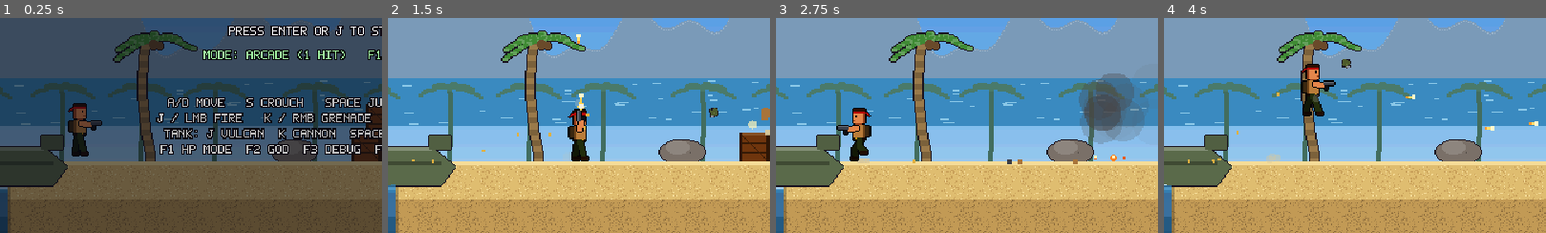
Above: before the commit, frames 1-4 (left to right).
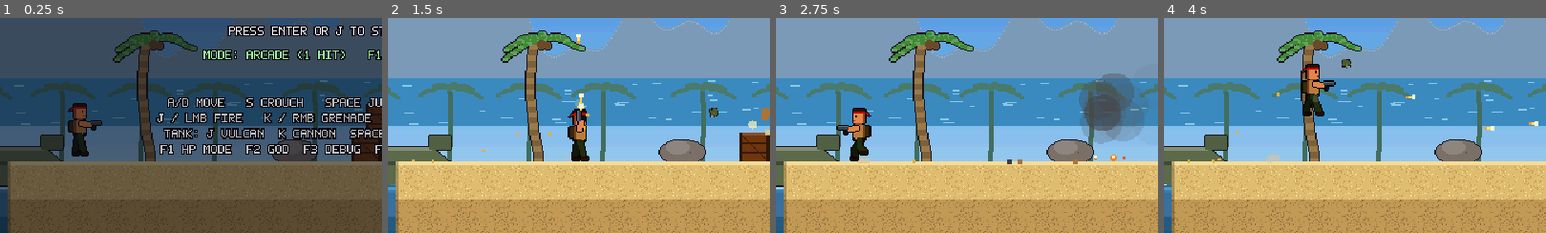
Above: after the commit, the same moments.

Repository: lelegaga/test
Game: Godot game, scene res://scenes/Main.tscn
Same seed, same stepped clock (60 frames per second), same inputs: the game is played once before the commit and once after it.
Inputs (mouse positions are % of the whole screen's width and height, from its top left):
- Up to frame 1 (0.25 s): no input
- Up to frame 2 (1.5 s): tap Enter (start) at 0.5 s; move the mouse to (72, 45) at 0.52 s; hold D (right) 0.53-1.25 s; hold J (fire) 0.53-1.25 s; click (72, 45) at 0.67 s; tap Space (jump) at 0.77, 1.07 s; tap K (grenade) at 0.8 s; drag from (30, 55) to (45, 70) at 1.27 s
- Up to frame 3 (2.75 s): move the mouse to (60, 28) at 2.02 s; hold A (left) from 2.03 s (still down); hold Space (jump) from 2.03 s (still down); tap Enter (start) at 2.1 s
- Up to frame 4 (4 s): release A (left) at 2.75 s; release Space (jump) at 2.75 s; drag from (45, 70) to (20, 35) at 2.77 s; move the mouse to (80, 65) at 3.52 s; hold D (right) from 3.53 s (still down); hold J (fire) from 3.53 s (still down); tap Space (jump) at 3.77 s; tap K (grenade) at 3.8 s
The pictures show only the part of the screen within x 8-58%, y 50-100%; the shares and areas given below are measured in that part.

The runs differ from the first frame. In frame 1, 1.7% of the frame differs, in the area x 2-18%, y 66-79%; in frame 2, 1.7%; in frame 3, 1.7%; in frame 4, 1.7%.

Commit message:
Fix level/camera/vehicle issues found by the play-through bot; add troop truck
- Boss arena was missing its floor; boss now returns home after intro and
  its weak-point core sits at standing shot height
- Terrain drew behind background decor; tank hull floated above its treads
- Camera no longer swings up when the player respawns from above
- Bridge collapse trails the player instead of overtaking them
- Shot-down enemy missiles no longer hurt the player
- Troop truck enemy that unloads a squad; softer basic soldier aim/tempo
- AutoTest: death-cause logging, auto-continue, 40-enemy stress mode

Co-Authored-By: Claude Opus 5.5 <noreply@anthropic.com>
Claude-Session: https://claude.ai/code/session_01KbLPqd43fjr69Ub3dNGRrm

Diff:
--- a/game/scripts/autoload/CameraManager.gd
+++ b/game/scripts/autoload/CameraManager.gd
@@ -17,6 +17,7 @@
 var _min_center_x := 0.0      # the camera never scrolls left of this
 var _look := 0.0
 var _center := Vector2.ZERO
+var _ref_y := 300.0     # last grounded height of the target
 
 
 func setup(cam: Camera2D, follow: Node2D, min_x: float, max_x: float) -> void:
@@ -28,6 +29,7 @@
 	_look = LOOK_AHEAD
 	_center = Vector2(maxf(follow.global_position.x, min_x + VIEW.x * 0.5), level_bottom - VIEW.y * 0.5)
 	_min_center_x = _center.x
+	_ref_y = follow.global_position.y
 	camera.global_position = _center
 	CameraShakeManager.reset()
 
@@ -88,8 +90,13 @@
 		var x := lerpf(_center.x, want_x, 1.0 - exp(-8.0 * delta))
 		x = maxf(x, _min_center_x)
 		_min_center_x = x
-		# Vertical: rest on the level floor, rise when the player climbs high.
-		var want_y := minf(level_bottom - VIEW.y * 0.5, target.global_position.y - 30.0)
+		# Vertical: follow the last height the target stood on (so jumps and
+		# drop-in respawns don't swing the view), but always follow falls.
+		var ty := target.global_position.y
+		var grounded: bool = target.is_on_floor() if target is CharacterBody2D else true
+		if grounded or ty > _ref_y:
+			_ref_y = ty
+		var want_y := minf(level_bottom - VIEW.y * 0.5, _ref_y - 40.0)
 		want_y = maxf(want_y, level_top + VIEW.y * 0.5)
 		var y := lerpf(_center.y, want_y, 1.0 - exp(-4.0 * delta))
 		_center = Vector2(x, y)
--- a/game/scripts/core/AutoTest.gd
+++ b/game/scripts/core/AutoTest.gd
@@ -28,6 +28,8 @@
 var _frame_ms_total := 0.0
 var _args: PackedStringArray
 var _limit := 900.0
+var _cont_frames := 0
+var _lives_seen := 3
 var _proc_ms := 0.0
 var _prev_us := 0
 var _start_us := Time.get_ticks_usec()
@@ -38,6 +40,7 @@
 
 func _ready() -> void:
 	process_mode = Node.PROCESS_MODE_ALWAYS
+	process_priority = -1000   # run before Main so injected presses are "just pressed"
 	print("[autotest] boot took %.2fs" % (Time.get_ticks_msec() / 1000.0))
 	_args = OS.get_cmdline_user_args()
 	for a in _args:
@@ -97,6 +100,12 @@
 				GameManager.god_mode = "--god" in _args
 				print("[autotest] game started god=%s" % GameManager.god_mode)
 		1:
+			if GameManager.player and GameManager.player.last_death != "":
+				print("[autotest] died at x=%d: %s" % [GameManager.player.global_position.x, GameManager.player.last_death])
+				GameManager.player.last_death = ""
+			if "--stress" in _args:
+				_stress(delta)
+				return
 			_bot(delta)
 			_stats()
 			if GameManager.state == GameManager.State.CLEAR:
@@ -114,11 +123,58 @@
 			if t > 0.0:
 				get_tree().quit()
 		3:
-			# press continue once, then keep playing
+			# hold "continue" for a few frames, then keep playing
+			_cont_frames += 1
 			Input.action_press("start")
-			await get_tree().process_frame
-			Input.action_release("start")
-			phase = 1
+			if _cont_frames > 3:
+				Input.action_release("start")
+				_cont_frames = 0
+				if GameManager.state == GameManager.State.PLAYING:
+					phase = 1
+
+
+## Performance scenario: 40+ soldiers, gunships, constant fire, explosions.
+var _stress_t := 0.0
+var _stress_frames := 0
+var _stress_start := 0
+
+
+func _stress(delta: float) -> void:
+	_stress_t += delta
+	var lvl: Level = GameManager.level
+	var p: Player = GameManager.player
+	if _stress_t < 0.1:
+		return
+	if _stress_frames == 0:
+		p.set_weapon(MachineGun.new())
+		p.weapon.ammo = 99999
+		for i in 40:
+			var x := p.global_position.x + 120.0 + (i % 20) * 24.0
+			var e := lvl.spawn_enemy("soldier" if i % 4 else "shield", Vector2(x, 280.0 - (i / 20) * 40.0), {"enter_mode": "none", "facing": -1.0})
+		lvl.spawn_enemy("heli", Vector2(p.global_position.x + 300.0, 60.0), {})
+		lvl.spawn_enemy("heli", Vector2(p.global_position.x + 100.0, 50.0), {})
+		_stress_start = Time.get_ticks_usec()
+	_stress_frames += 1
+	# saturate the screen with bullets from both sides
+	for i in 4:
+		var y := randf_range(150.0, 290.0)
+		Projectile.shoot(Projectile.Kind.ENEMY_BULLET, Vector2(CameraManager.right() - 10.0, y), Vector2(-180.0, randf_range(-20, 20)), Combat.Team.ENEMY, 1.0)
+	_press("fire", true)
+	_press("up", int(_stress_t) % 3 == 1)
+	if _stress_frames % 40 == 0:
+		FX.boom(p.global_position + Vector2(randf_range(80, 400), -20), 50.0, 3.0, Combat.Team.PLAYER)
+	# keep the crowd topped up at 40
+	var n := get_tree().get_nodes_in_group("enemies").size()
+	if n < 40 and _stress_frames % 10 == 0:
+		lvl.spawn_enemy("soldier", Vector2(CameraManager.right() - 40.0, 200.0), {"enter_mode": "drop", "facing": -1.0})
+	_stats()
+	if _stress_frames % 120 == 0:
+		var us := Time.get_ticks_usec() - _stress_start
+		print("[stress] frames=%d enemies=%d bullets=%d particles=%d avg %.2f ms/frame" % [_stress_frames, n,
+			ObjectPool.active(Projectile.POOL_KEY), FX.front.count() + FX.back.count(), us / 1000.0 / _stress_frames])
+	if _stress_frames >= 1200:
+		_report("STRESS DONE")
+		get_tree().quit()
 
 
 func _stats() -> void:
--- a/game/scripts/core/Level.gd
+++ b/game/scripts/core/Level.gd
@@ -33,6 +33,7 @@
 	"turret": "res://scripts/enemies/Turret.gd",
 	"car": "res://scripts/enemies/ArmoredCar.gd",
 	"heli": "res://scripts/enemies/Helicopter.gd",
+	"truck": "res://scripts/enemies/Truck.gd",
 }
 
 
--- a/game/scripts/enemies/ArmoredCar.gd
+++ b/game/scripts/enemies/ArmoredCar.gd
@@ -144,3 +144,8 @@
 		FX.smoke(global_position + Vector2(randf_range(-30, 30), -36), 1, 5.0)
 	if randf() < 0.1:
 		FX.fire(global_position + Vector2(randf_range(-30, 30), -30), 1, 4.0)
+	# burnt-out wreck lingers, then blinks away
+	if _dead_t > 8.0:
+		visual.visible = int(_dead_t * 12.0) % 2 == 0
+	if _dead_t > 9.0 or global_position.x < CameraManager.left() - 150.0:
+		queue_free()
--- a/game/scripts/enemies/EnemyBase.gd
+++ b/game/scripts/enemies/EnemyBase.gd
@@ -340,6 +340,8 @@
 			body.texture = frames["burnt"]
 		"melee":
 			velocity = Vector2(sx * 160.0, -160.0)
+			CameraShakeManager.hit_stop(0.05)
+			CameraShakeManager.shake(0.15)
 		"water":
 			velocity = Vector2(0, 60)
 		_:
--- a/game/scripts/enemies/MachineGunner.gd
+++ b/game/scripts/enemies/MachineGunner.gd
@@ -53,7 +53,7 @@
 			_laser.points = PackedVector2Array([muzzle_pos(), muzzle_pos() + Vector2.from_angle(world_angle(aim)) * 500.0])
 			if state_t > 0.6:
 				_laser.visible = false
-				_burst_left = 12
+				_burst_left = 10
 				_sweep_from = aim - 0.25
 				_sweep_to = aim + 0.2
 				set_state("burst")
@@ -63,7 +63,7 @@
 			if _shot_t <= 0.0 and _burst_left > 0:
 				_burst_left -= 1
 				_shot_t = 0.09
-				shoot(Projectile.Kind.ENEMY_BULLET, 210.0, 1.0, 0.02)
+				shoot(Projectile.Kind.ENEMY_BULLET, 185.0, 1.0, 0.02)
 				FX.shell(muzzle_pos(), facing)
 			if _burst_left <= 0:
 				set_state("idle")
--- a/game/scripts/enemies/Soldier.gd
+++ b/game/scripts/enemies/Soldier.gd
@@ -24,7 +24,7 @@
 func _on_ready() -> void:
 	if state != "drop":
 		set_state("enter" if enter_mode == "walk" else "patrol")
-	burst = randi_range(1, 3)
+	burst = randi_range(1, 2)
 	_enter_extra = randf_range(0.0, 120.0)
 	speed *= randf_range(0.9, 1.15)
 
@@ -57,7 +57,7 @@
 			stop(delta)
 			face_target()
 			aim_at_target()
-			if state_t > 0.35:
+			if state_t > 0.5:
 				_choose()
 		"shoot":
 			stop(delta)
@@ -66,9 +66,9 @@
 			_shot_t -= delta
 			if _shot_t <= 0.0 and _shots_left > 0 and on_screen() and GameManager.target_alive():
 				_shots_left -= 1
-				_shot_t = 0.22
-				shoot(Projectile.Kind.ENEMY_BULLET, 175.0, 1.0, 0.04)
-			if _shots_left <= 0 and _shot_t <= -0.35:
+				_shot_t = 0.3
+				shoot(Projectile.Kind.ENEMY_BULLET, 155.0, 1.0, 0.04)
+			if _shots_left <= 0 and _shot_t <= -0.7:
 				_choose()
 		"grenade":
 			stop(delta)
@@ -113,9 +113,9 @@
 	if grenadier and r < 0.18 and dist > 80.0 and dist < 260.0:
 		_shots_left = 1
 		set_state("grenade")
-	elif r < 0.75:
+	elif r < 0.68:
 		_shots_left = burst
-		_shot_t = randf_range(0.15, 0.35)
+		_shot_t = randf_range(0.3, 0.5)
 		_crouch = randf() < 0.35
 		set_state("shoot")
 	else:
--- /dev/null
+++ b/game/scripts/enemies/Truck.gd
@@ -0,0 +1,101 @@
+class_name Truck
+extends EnemyBase
+## Troop transport: rolls in, drops its tailgate and unloads a squad that
+## leaps out one by one, then drives off. Blow it up early to stop the drop.
+
+var troops := 4
+var troop_type := "soldier"
+var _hull: Sprite2D
+var _unload_t := 0.0
+var _stop_x := 0.0
+
+
+func _init() -> void:
+	hp = 30.0
+	max_hp = 30.0
+	score_value = 1000
+	humanoid = false
+	meleeable = false
+	knock_resist = 1.0
+	speed = 150.0
+	hurt_size = Vector2(100, 40)
+	hurt_offset = Vector2(0, -22)
+	gun_id = ""
+
+
+func _build_visual() -> void:
+	_hull = Sprite2D.new()
+	_hull.texture = Art.tex("truck")
+	_hull.centered = false
+	_hull.offset = Vector2(-56, -54)
+	_hull.use_parent_material = true
+	_hull.flip_h = true
+	visual.add_child(_hull)
+
+
+func _on_ready() -> void:
+	set_state("drive_in")
+	_stop_x = CameraManager.right() - 150.0
+
+
+func _think(delta: float) -> void:
+	match state:
+		"drive_in":
+			walk(-1.0, speed, delta)
+			facing = 1.0
+			if global_position.x <= _stop_x:
+				set_state("unload")
+				AudioManager.play("land", 0.0)
+		"unload":
+			stop(delta)
+			_unload_t -= delta
+			if _unload_t <= 0.0 and troops > 0 and state_t > 0.4:
+				troops -= 1
+				_unload_t = 0.35
+				var lvl: Level = GameManager.level
+				var e := lvl.spawn_enemy(troop_type, global_position + Vector2(46, -30), {"enter_mode": "jump", "facing": -1.0})
+				e.velocity = Vector2(-randf_range(60, 120), -300.0)
+				_register_spawn(e)
+			if troops <= 0 and state_t > 2.0:
+				set_state("drive_out")
+		"drive_out":
+			walk(1.0, speed * 1.2, delta)
+			facing = 1.0
+			if global_position.x > CameraManager.right() + 90.0:
+				alive = false
+				queue_free()
+	if randf() < 0.2:
+		FX.smoke(global_position + Vector2(58, -8), 1, 2.0, false)
+
+
+## Troops count as part of the trigger that spawned the truck, so locked
+## encounters wait for them too.
+func _register_spawn(e: Node) -> void:
+	for t in get_tree().get_nodes_in_group("triggers"):
+		if self in t.spawned:
+			t.spawned.append(e)
+
+
+func _animate(_delta: float) -> void:
+	visual.scale.x = 1.0
+
+
+func _on_death(_info: Dictionary) -> void:
+	FX.boom(global_position + Vector2(0, -28), 56.0, 8.0, Combat.Team.NEUTRAL, self, 0.6)
+	FX.chain(global_position + Vector2(0, -28), Vector2(40, 14), 3, 0.12, 26.0)
+	FX.debris(global_position + Vector2(0, -30), 14, Color("5e6b3a"), 300, 5)
+	visual.modulate = Color(0.3, 0.27, 0.25)
+	troops = 0
+
+
+func _update_dead(delta: float) -> void:
+	_dead_t += delta
+	velocity.y = minf(velocity.y + gravity * delta, 600.0)
+	velocity.x = move_toward(velocity.x, 0.0, 300.0 * delta)
+	move_and_slide()
+	if randf() < 0.25:
+		FX.smoke(global_position + Vector2(randf_range(-40, 40), -40), 1, 5.0)
+	if _dead_t > 7.0:
+		visual.visible = int(_dead_t * 12.0) % 2 == 0
+	if _dead_t > 8.0 or global_position.x < CameraManager.left() - 150.0:
+		queue_free()
--- a/game/scripts/levels/Level1.gd
+++ b/game/scripts/levels/Level1.gd
@@ -167,6 +167,7 @@
 		{"spawn": "turret", "at": "abs", "x": 2815, "y": 252, "enter": "none"},
 	], {"lock_camera": true, "lock_x": 2600})
 	trigger(2950, [
+		{"spawn": "truck", "dx": 40},
 		{"spawn": "charger", "count": 2, "gap": 0.5},
 		{"spawn": "soldier", "at": "left", "count": 2, "gap": 0.6},
 	])
@@ -302,7 +303,8 @@
 	prop("hedgehog", 8520)
 
 	trigger(6460, [
-		{"spawn": "soldier", "count": 3, "gap": 0.4},
+		{"spawn": "truck", "dx": 60, "params": {"troops": 5}},
+		{"spawn": "soldier", "count": 2, "gap": 0.4},
 		{"spawn": "shield", "dx": 40},
 	])
 	trigger(6900, [
@@ -371,6 +373,8 @@
 		{"spawn": "rocket", "count": 2, "gap": 0.8, "dx": 40},
 		{"spawn": "charger", "at": "left", "count": 2, "gap": 0.4},
 		{"wait_clear": true},
+		{"spawn": "truck", "params": {"troops": 5, "troop_type": "charger"}},
+		{"wait": 2.0},
 		{"spawn": "car"},
 		{"spawn": "soldier", "count": 3, "gap": 0.4, "dx": 80},
 	], {"lock_camera": true, "lock_x": 9700})
@@ -378,6 +382,7 @@
 
 # ------------------------------------------------------------------ G. boss
 func _build_boss_arena() -> void:
+	g(10240, 11400, 300, "concrete")
 	deco("wall_segment", 10870)
 	deco("wall_segment", 10840)
 	deco("building", 10990)
--- a/game/scripts/player/Player.gd
+++ b/game/scripts/player/Player.gd
@@ -30,6 +30,7 @@
 var aim_target := 0.0    # facing-local aim angle: 0 forward, -PI/2 up, PI/2 down
 var aim_cur := 0.0
 var vehicle: Node2D = null
+var last_death := ""        # debug: what killed us last
 
 var _coyote := 0.0
 var _jump_buf := 0.0
@@ -399,6 +400,10 @@
 		return
 	state = St.DEAD
 	_dead_t = 0.0
+	var src = info.get("source")
+	last_death = "%s by %s" % [info.get("kind", "?"), (src.get_script().get_global_name() if src != null and is_instance_valid(src) and src.get_script() else "?")]
+	if src is Projectile:
+		last_death += "(%s)" % Projectile.Kind.keys()[src.kind]
 	_set_crouch(false)
 	var kind: String = info.get("kind", "")
 	var d: Vector2 = info.get("dir", Vector2(-facing, 0))
--- a/game/scripts/projectiles/Projectile.gd
+++ b/game/scripts/projectiles/Projectile.gd
@@ -120,6 +120,9 @@
 	if info.get("kind", "") == "explosion" and info.get("source") == self:
 		return Combat.HIT_NONE
 	GameManager.add_score(50)
+	# shot down: detonates harmlessly for the player
+	team = Combat.Team.NEUTRAL
+	damage = 2.0
 	_impact(global_position, Vector2.ZERO)
 	return Combat.HIT_OK
 
--- a/game/scripts/vehicles/Tank.gd
+++ b/game/scripts/vehicles/Tank.gd
@@ -24,8 +24,8 @@
 	vehicle_name = "SV-1 TANK"
 	hp = 100.0
 	max_hp = 100.0
-	hurt_size = Vector2(80, 50)
-	hurt_offset = Vector2(0, -26)
+	hurt_size = Vector2(84, 44)
+	hurt_offset = Vector2(0, -22)
 
 
 func _build_visual() -> void:
@@ -38,14 +38,14 @@
 	_hull = Sprite2D.new()
 	_hull.texture = Art.tex("tank_hull")
 	_hull.centered = false
-	_hull.offset = Vector2(-48, -60)
+	_hull.offset = Vector2(-48, -46)
 	_hull.use_parent_material = true
 	visual.add_child(_hull)
 	_vulcan = Sprite2D.new()
 	_vulcan.texture = Art.tex("tank_vulcan")
 	_vulcan.centered = false
 	_vulcan.offset = Vector2(-4, -4)
-	_vulcan.position = Vector2(-2, -52)
+	_vulcan.position = Vector2(-2, -37)
 	_vulcan.use_parent_material = true
 	visual.add_child(_vulcan)
 
@@ -74,14 +74,14 @@
 	if Input.is_action_pressed("fire") and _mg_cd <= 0.0:
 		_mg_cd = 0.07
 		var a := turret_angle if facing > 0.0 else PI - turret_angle
-		var o := global_position + Vector2(-2 * facing, -52) + Vector2.from_angle(a) * 28.0
+		var o := global_position + Vector2(-2 * facing, -37) + Vector2.from_angle(a) * 28.0
 		FX.muzzle(o, a, 10.0)
 		FX.shell(o - Vector2.from_angle(a) * 20.0, facing)
 		AudioManager.play("mg", 0.08)
 		Projectile.shoot(Projectile.Kind.TANK_MG, o, Vector2.from_angle(a + randf_range(-0.03, 0.03)) * 640.0, Combat.Team.PLAYER, 1.5)
 	if Input.is_action_just_pressed("grenade") and _cannon_cd <= 0.0:
 		_cannon_cd = 0.65
-		var o := global_position + Vector2(36 * facing, -49)
+		var o := global_position + Vector2(36 * facing, -35)
 		var a := 0.0 if facing > 0.0 else PI
 		FX.muzzle(o, a, 20.0)
 		FX.smoke(o, 5, 4.0, false)
--- a/game/scripts/world/Bridge.gd
+++ b/game/scripts/world/Bridge.gd
@@ -67,8 +67,14 @@
 func _blow(s: Array) -> void:
 	if not s[1]:
 		return
+	var b: TerrainBlock = s[0]
+	# The collapse chases the player but never overtakes them: segments at or
+	# ahead of the player (or their tank) wait until they've moved on.
+	var t := GameManager.get_target()
+	if t != null and b.position.x + b.size.x > t.global_position.x - 36.0:
+		get_tree().create_timer(0.25, false).timeout.connect(_blow.bind(s))
+		return
 	s[1] = false
-	var b: TerrainBlock = s[0]
 	b.remove_collision()
 	var c := b.position + Vector2(b.size.x * 0.5, 4)
 	FX.boom(c, 36.0, 0.0, Combat.Team.NEUTRAL, null, 0.3)
--- a/game/scripts/world/SpawnTrigger.gd
+++ b/game/scripts/world/SpawnTrigger.gd
@@ -25,6 +25,10 @@
 var fired := false
 var done := false
 var spawned: Array = []
+
+
+func _ready() -> void:
+	add_to_group("triggers")
 
 
 func _physics_process(_delta: float) -> void:
--- a/game/scripts/world/TerrainBlock.gd
+++ b/game/scripts/world/TerrainBlock.gd
@@ -27,7 +27,6 @@
 	_shape.position = Vector2(size.x * 0.5, 4.0) if one_way else size * 0.5
 	_shape.one_way_collision = one_way
 	add_child(_shape)
-	z_index = -5
 
 
 func remove_collision() -> void:
